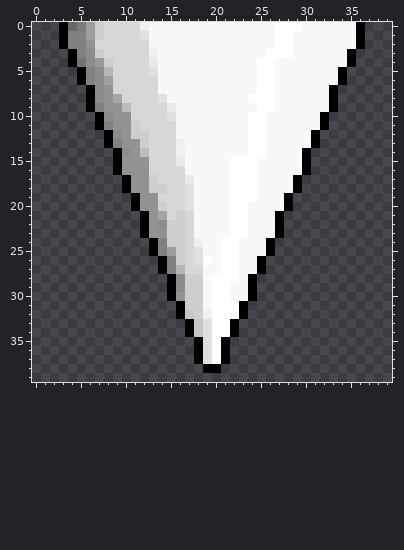
One commit to this pixel-art sprite: assets/textures/blocks/hazard-spike-flipped.png. Above is the file before it was changed.
The file is 40x40 pixels. Colours within 5 levels of each other are drawn and written as one.
The result:
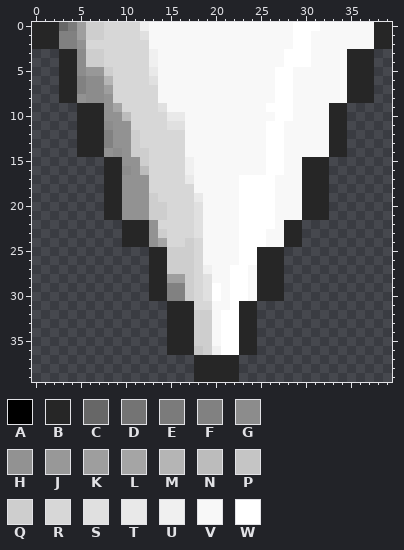
Palette (. is transparent): A #000000  B #262626  C #676767  D #747474  E #7b7b7b  F #818181  G #8c8c8c  H #929292  J #989898  K #9e9e9e  L #a5a5a5  M #b5b5b5  N #bcbcbc  P #c5c5c5  Q #cecece  R #d7d7d7  S #e0e0e0  T #e9e9e9  U #f0f0f0  V #f8f8f8  W #ffffff
Change:
@@ x 0..39 @@
- 0 ...ACEKQRRRRUVVVVVVVVVVVVVVWWWVVVVVVA...
- 1 ...AFFKQRRRRSVVVVVVVVVVVVVVWWVVVVVVVA...
- 2 ...AFFHRRRRRRVVVVVVVVVVVVVVWWVVVVVVVA...
- 3 ....AFGQRRRRRUVVVVVVVVVVVVWWWVVVVVVA....
- 4 ....ADGJQRRRRTVVVVVVVVVVVWWVVVVVVVVA....
- 5 .....AFGMRRRRSVVVVVVVVVVVWWVVVVVVVA.....
- 6 .....AFGKRRRRRVVVVVVVVVVVWWVVVVVVVA.....
- 7 ......AGHRRRRRVVVVVVVVVVVWWVVVVVVA......
- 8 ......AGHLRRRRSVVVVVVVVVWWWVVVVVVA......
- 9 ......AFHHNRRRRTVVVVVVVVVWWVVVVVVA......
-10 .......AGHHRRRRSVVVVVVVVWWVVVVVVA.......
-11 .......AFHHQRRRRVVVVVVVVWWVVVVVVA.......
-12 ........AGHQQRRRVVVVVVVVWWVVVVVA........
-13 ........AFHHQRRRUVVVVVVVWWVVVVVA........
-14 .........AGHNRRRUVVVVVVVWWVVVVA.........
-15 .........AHHHRRRTVVVVVWWWVVVVVA.........
-16 .........AHHHRRRRVVVVVWWWVVVVVA.........
-17 ..........AHHQRRRTVVVVWWWVVVVA..........
-18 ..........AHHQQRRSVVVVWWWVVVVA..........
-19 ...........AHHRRRSVVVVWWWVVVA...........
-20 ...........AHHQRRSVVVVWWVVVVA...........
-21 ............AHLRQRVVVVWWVVVA............
-22 ............AHGQQRVVVVWWVVVA............
-23 ............AHHQQRVVVVWWVVVA............
-24 .............AFQQRUVVWWVVVA.............
-25 .............AFKQRSVVWWVVVA.............
-26 ..............AFQRSWVWWVVA..............
-27 ..............AFMRRVVWWVVA..............
-28 ...............AGQQVWWWVA...............
-29 ...............AGQQVWWVVA...............
-30 ...............AHQQVWWVVA...............
-31 ................AQQVWWWA................
-32 ................APQUWWWA................
-33 .................APSWWA.................
-34 .................APSWWA.................
-35 ..................ASWA..................
-36 ..................ASWA..................
-37 ..................ASWA..................
-38 ...................AA...................
-39 ........................................
+ 0 BBBCEKQQRRRRUVVVVVVVVVVVVVVVVWWWVVVVVVBB
+ 1 BBBFFKQQRRRRSVVVVVVVVVVVVVVVVWWVVVVVVVBB
+ 2 BBBFFHRRRRRRRVVVVVVVVVVVVVVVVWWVVVVVVVBB
+ 3 ...BBGQQRRRRRUVVVVVVVVVVVVVVWWWVVVVBBB..
+ 4 ...BBGQQRRRRRUVVVVVVVVVVVVVVWWWVVVVBBB..
+ 5 ...BBGJJQRRRRTVVVVVVVVVVVVVWWVVVVVVBBB..
+ 6 ...BBFGGMRRRRSVVVVVVVVVVVVVWWVVVVVVBBB..
+ 7 ...BBFGGKRRRRRVVVVVVVVVVVVVWWVVVVVVBBB..
+ 8 ...BBHGGHRRRRRVVVVVVVVVVVVVWWVVVVVVBBB..
+ 9 .....BBBHLRRRRSVVVVVVVVVVVWWWVVVVBB.....
+10 .....BBBHHNRRRRTTVVVVVVVVVVWWVVVVBB.....
+11 .....BBBGHHRRRRSSVVVVVVVVVWWVVVVVBB.....
+12 .....BBBFHHQRRRRRVVVVVVVVVWWVVVVVBB.....
+13 .....BBBFHHQRRRRRVVVVVVVVVWWVVVVVBB.....
+14 .....BBBHGHQQRRRRVVVVVVVVVWWVVVVVBB.....
+15 ........BBHHQRRRRUVVVVVVVVWWVVBBB.......
+16 ........BBGHNRRRRUVVVVVVVVWWVVBBB.......
+17 ........BBHHHRRRRTVVVVVWWWWVVVBBB.......
+18 ........BBHHHRRRRRVVVVVWWWWVVVBBB.......
+19 ........BBHHHQRRRRTVVVVWWWWVVVBBB.......
+20 ........BBHHHQQRRRSVVVVWWWWVVVBBB.......
+21 ........BBHHHQQRRRSVVVVWWWWVVVBBB.......
+22 ..........BBBHRRRRSVVVVWWWWVBB..........
+23 ..........BBBHQRRRSVVVVWWWVVBB..........
+24 ..........BBBHLRRQRVVVVWWWVVBB..........
+25 .............BBQQQRVVVVWWBBB............
+26 .............BBQQQRVVVVWWBBB............
+27 .............BBQQQRUVVWWVBBB............
+28 .............BBKKQRSVVWWVBBB............
+29 .............BBFFQRSWVWWVBBB............
+30 .............BBFFQRSWVWWVBBB............
+31 ...............BBBRRVVWBB...............
+32 ...............BBBQQVWWBB...............
+33 ...............BBBQQVWWBB...............
+34 ...............BBBQQVWWBB...............
+35 ...............BBBQQVWWBB...............
+36 ...............BBBPQUWWBB...............
+37 ..................BBBBB.................
+38 ..................BBBBB.................
+39 ..................BBBBB.................
Where, in picture pixels (left, top, right, bottom), the same in both pictures:
changed: (32, 22, 392, 382)
